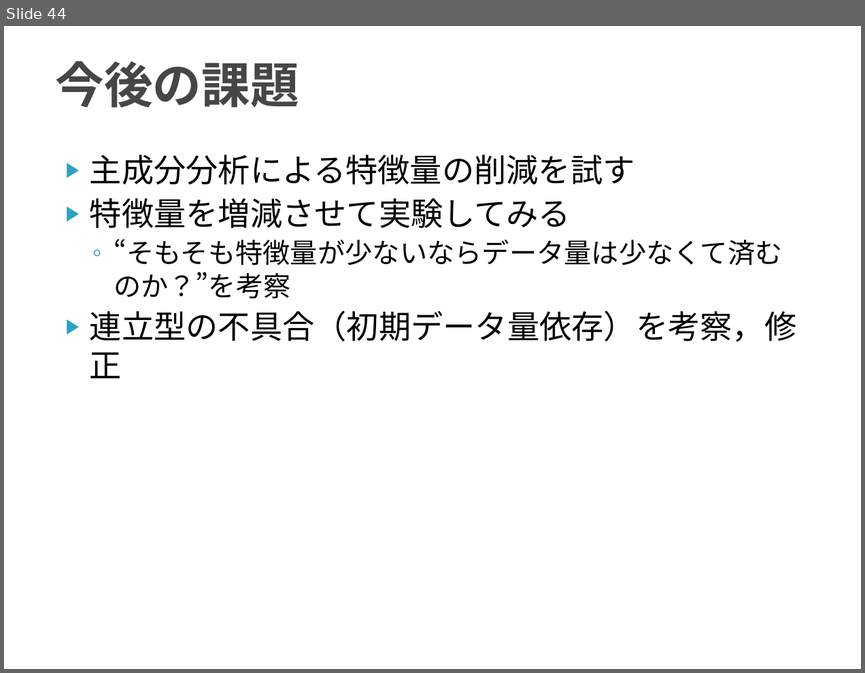
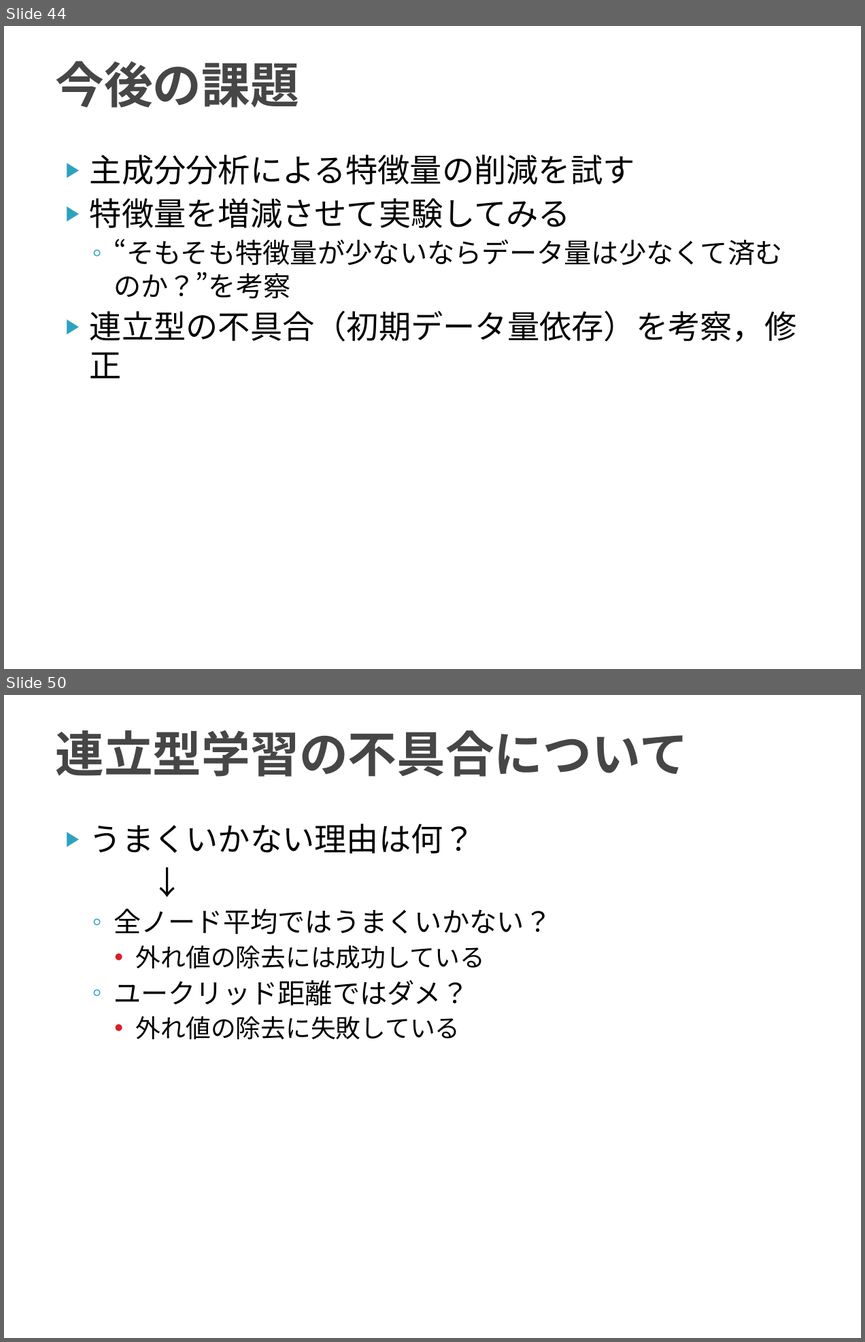
Before and after one commit to TetsuyaKomota/GitforEclipseTest, a slide deck: IntentionLearning_v2/slide/discussion2016.pptx. Shown one above the other, each under a label of ours: slide 44 before the commit, slides 44 and 50 after it; the slides between them are not shown. The pictures are 865x673 and 865x1342 pixels, drawn with LibreOffice and Linux fonts; fonts in the diff are those of the drawing. Boxes give left, top, right and bottom in pixels: in the first picture for what was removed or moved away, otherwise in the second. Text is boxed around its words. In the diff, an @@ line names an element or a change of style, - is before the commit and + after.

```diff
--- a/IntentionLearning_v2/slide/discussion2016.pptx
+++ b/IntentionLearning_v2/slide/discussion2016.pptx
@@ slide 50 added at [4, 695, 861, 1338], background #FFFFFF @@
@@ title added at [55, 730, 687, 777], 41 pt, text #464646, bold @@
+連立型学習の不具合について
@@ text added at [90, 824, 551, 1039], 23 pt, text #000000 @@
+▶ うまくいかない理由は何？
+↓
+  ◦ 全ノード平均ではうまくいかない？
+    • 外れ値の除去には成功している
+  ◦ ユークリッド距離ではダメ？
+    • 外れ値の除去に失敗している
```
Also in this commit, not shown: 12 other slides added, 8 other files.
